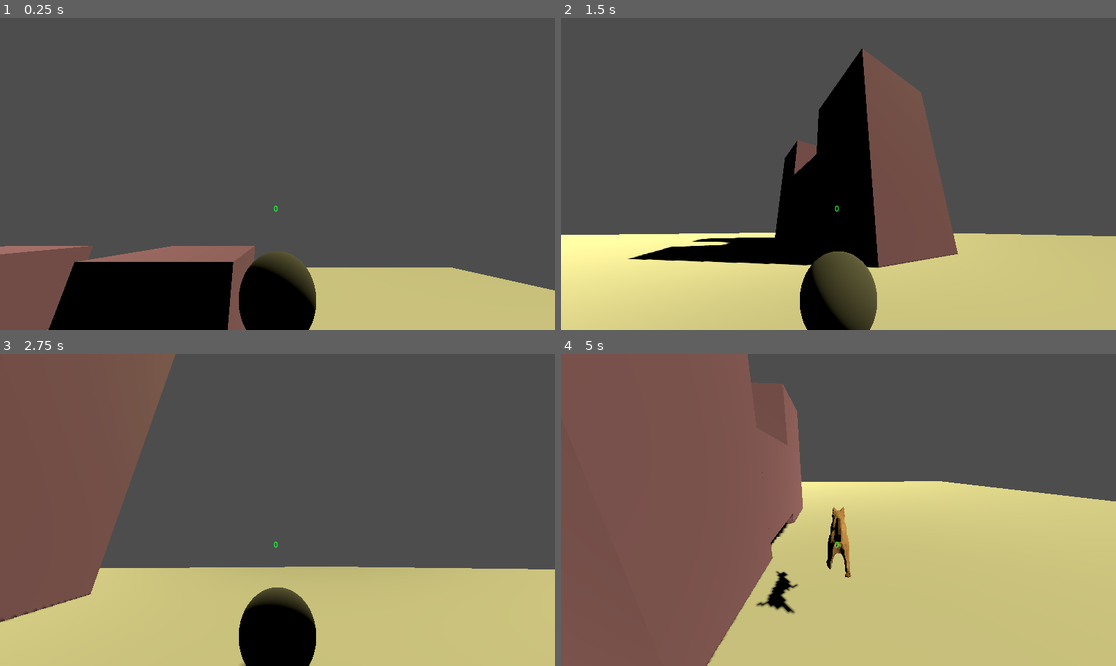
Above: before the commit, frames 1-4 (two rows, left to right).
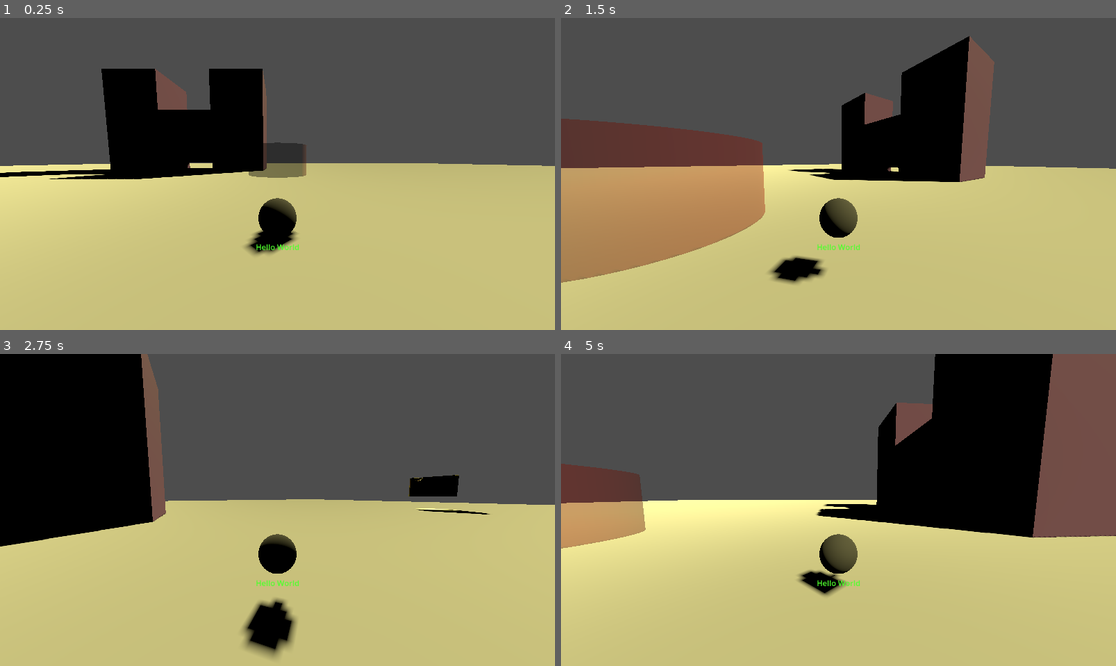
Above: after the commit, the same moments.

Repository: jcxldxr816/catNMouseTest
Game: Godot game, scene res://scenes/environment.tscn
The game is run twice, just before and just after one commit, with the same random seed, the same clock (stepped at 60 frames per second) and the same inputs. The project has no main scene, so this scene is started directly.
Inputs (mouse positions are in pixels of both pictures, inside the frame that each line leads up to):
- Up to frame 1 (0.25 s): no input
- Up to frame 2 (1.5 s): move the mouse to (866, 174) at 0.52 s; hold W (forward) from 0.53 s (still down); tap Tab (switch) at 0.6 s; tap Space (jump) at 0.77, 0.8, 1.07, 1.35 s; move the mouse to (810, 174) at 1.27 s
- Up to frame 3 (2.75 s): keep holding W (forward); tap Space (jump) at 1.52, 1.82, 2.3 s; tap Tab (switch) at 1.55, 2.1 s; move the mouse to (288, 503) at 2.02 s
- Up to frame 4 (5 s): keep holding W (forward); move the mouse to (832, 516) at 2.77 s; tap Tab (switch) at 2.85, 4.35 s; tap Space (jump) at 3.02, 3.32, 3.6, 3.77, 4.07, 4.52, 4.82 s; move the mouse to (877, 513) at 3.52 s; move the mouse to (794, 506) at 4.27 s

The runs differ from the first frame. In frame 1, 54% of the frame differs, in the area x 0-100%, y 16-100%; in frame 2, 48%; in frame 3, 40%; in frame 4, 64%, in the area x 0-100%, y 0-100%.

Commit message:
Splitting player into separate cat and mouse charactercontrollers

Diff:
--- /dev/null
+++ b/scenes/cat.tscn
@@ -0,0 +1,28 @@
+[gd_scene load_steps=4 format=3 uid="uid://dh8v072vlua6y"]
+
+[ext_resource type="Script" path="res://scripts/cat.gd" id="1_fwkxy"]
+[ext_resource type="PackedScene" uid="uid://bn08uby61ptha" path="res://scenes/catModel.tscn" id="2_pm7ld"]
+
+[sub_resource type="CapsuleShape3D" id="CapsuleShape3D_4ucc6"]
+
+[node name="Cat" type="CharacterBody3D"]
+transform = Transform3D(-4.37114e-08, 0, 1, 0, 1, 0, -1, 0, -4.37114e-08, 0, 0, 0)
+script = ExtResource("1_fwkxy")
+
+[node name="catMesh" parent="." instance=ExtResource("2_pm7ld")]
+transform = Transform3D(1.5, 0, 0, 0, 1.5, 0, 0, 0, 1.5, 0, 0, 0)
+
+[node name="CollisionShape3D" type="CollisionShape3D" parent="."]
+transform = Transform3D(1, 0, 0, 0, -4.37114e-08, -1, 0, 1, -4.37114e-08, 0, 0.5, 0)
+shape = SubResource("CapsuleShape3D_4ucc6")
+
+[node name="Pivot" type="Marker3D" parent="."]
+transform = Transform3D(-4.37114e-08, 0, -1, 0, 1, 0, 1, 0, -4.37114e-08, 0, 0, 0)
+
+[node name="SpringArm3D" type="SpringArm3D" parent="Pivot"]
+transform = Transform3D(-4.37114e-08, 0, -1, 0, 1, 0, 1, 0, -4.37114e-08, 0, 1.5, 0)
+spring_length = 2.0
+
+[node name="Camera3D" type="Camera3D" parent="Pivot/SpringArm3D"]
+transform = Transform3D(1, -1.13133e-08, -1.48943e-09, 1.13133e-08, 0.965926, 0.258819, -1.48943e-09, -0.258819, 0.965926, 0, 0, 2)
+fov = 90.0
--- a/scenes/environment.tscn
+++ b/scenes/environment.tscn
@@ -1,8 +1,9 @@
-[gd_scene load_steps=10 format=3 uid="uid://dmd2ag684ejp6"]
+[gd_scene load_steps=14 format=3 uid="uid://dmd2ag684ejp6"]
 
 [ext_resource type="Script" path="res://scripts/environment.gd" id="1_8ewvv"]
-[ext_resource type="PackedScene" uid="uid://pr6cmipxirsy" path="res://scenes/player.tscn" id="1_iud5i"]
 [ext_resource type="PackedScene" uid="uid://c7lcg0ondtpjm" path="res://scenes/cheese.tscn" id="2_p37fu"]
+[ext_resource type="PackedScene" uid="uid://b22wcsut0vmkq" path="res://scripts/mouse.tscn" id="4_5rfca"]
+[ext_resource type="PackedScene" uid="uid://dh8v072vlua6y" path="res://scenes/cat.tscn" id="4_vw5gx"]
 
 [sub_resource type="BoxShape3D" id="BoxShape3D_0jprh"]
 
@@ -17,6 +18,17 @@
 [sub_resource type="StandardMaterial3D" id="StandardMaterial3D_qy7yc"]
 albedo_color = Color(0.687943, 0.477077, 0.711988, 1)
 
+[sub_resource type="CylinderMesh" id="CylinderMesh_xn65f"]
+top_radius = 2.0
+bottom_radius = 2.0
+
+[sub_resource type="StandardMaterial3D" id="StandardMaterial3D_cwjnt"]
+transparency = 1
+albedo_color = Color(0.670588, 0.0431373, 0, 0.411765)
+
+[sub_resource type="CylinderShape3D" id="CylinderShape3D_j5qme"]
+radius = 2.0
+
 [node name="Environment" type="Node"]
 script = ExtResource("1_8ewvv")
 
@@ -25,8 +37,31 @@
 light_color = Color(0.9, 0.8658, 0.558, 1)
 shadow_enabled = true
 
-[node name="Player" parent="." instance=ExtResource("1_iud5i")]
-transform = Transform3D(1, 0, 0, 0, 1, 0, 0, 0, 1, 0, 11, 0)
+[node name="Control" type="Control" parent="."]
+layout_mode = 3
+anchors_preset = 15
+anchor_right = 1.0
+anchor_bottom = 1.0
+grow_horizontal = 2
+grow_vertical = 2
+
+[node name="Label" type="Label" parent="Control"]
+modulate = Color(0.309804, 1, 0.176471, 1)
+layout_mode = 1
+anchors_preset = 8
+anchor_left = 0.5
+anchor_top = 0.5
+anchor_right = 0.5
+anchor_bottom = 0.5
+offset_left = -45.5
+offset_top = 140.0
+offset_right = 45.5
+offset_bottom = 163.0
+grow_horizontal = 2
+grow_vertical = 2
+text = "Hello World"
+horizontal_alignment = 1
+vertical_alignment = 1
 
 [node name="Ground" type="StaticBody3D" parent="."]
 transform = Transform3D(100, 0, 0, 0, 2, 0, 0, 0, 100, 0, -1, 0)
@@ -93,3 +128,24 @@
 
 [node name="cheese" parent="." instance=ExtResource("2_p37fu")]
 transform = Transform3D(1, 0, 0, 0, 1, 0, 0, 0, 1, 0, 1.62159, 22.7393)
+
+[node name="cat" parent="." instance=ExtResource("4_vw5gx")]
+transform = Transform3D(1, 0, 0, 0, 1, 0, 0, 0, 1, -10, 0, -2)
+
+[node name="mouse" parent="." instance=ExtResource("4_5rfca")]
+transform = Transform3D(1, 0, 0, 0, 1, 0, 0, 0, 1, -9, 0, 0)
+
+[node name="catEntryArea" type="Area3D" parent="."]
+
+[node name="MeshInstance3D" type="MeshInstance3D" parent="catEntryArea"]
+transform = Transform3D(1, 0, 0, 0, 1, 0, 0, 0, 1, 0, 1, 0)
+mesh = SubResource("CylinderMesh_xn65f")
+skeleton = NodePath("../..")
+surface_material_override/0 = SubResource("StandardMaterial3D_cwjnt")
+
+[node name="CollisionShape3D" type="CollisionShape3D" parent="catEntryArea"]
+transform = Transform3D(1, 0, 0, 0, 1, 0, 0, 0, 1, 0, 1, 0)
+shape = SubResource("CylinderShape3D_j5qme")
+
+[connection signal="body_entered" from="catEntryArea" to="." method="_on_cat_entry_area_body_entered"]
+[connection signal="body_exited" from="catEntryArea" to="." method="_on_cat_entry_area_body_exited"]
--- /dev/null
+++ b/scripts/cat.gd
@@ -0,0 +1,44 @@
+extends CharacterBody3D
+
+@export var DEFAULT_SPEED = 15
+@export var  DEFAULT_JUMP_VELOCITY = 15
+@export var  DEFAULT_GRAVITY = 20
+@export var  DEFAULT_SENSITIVITY = .7
+
+
+func _ready():
+	Input.mouse_mode = Input.MOUSE_MODE_CAPTURED
+
+func _input(event):
+	if event is InputEventMouseMotion:
+		rotate_y(deg_to_rad((-event.relative.x * DEFAULT_SENSITIVITY)))
+
+func _physics_process(delta):
+
+	# Add the DEFAULT_GRAVITY.
+	if not is_on_floor():
+		velocity.y -= DEFAULT_GRAVITY * delta
+
+	# Handle jump.
+	if Input.is_action_just_pressed("jump") and is_on_floor() and self.visible:
+		velocity.y = DEFAULT_JUMP_VELOCITY
+
+	# Get the input direction and handle the movement/deceleration.
+	# As good practice, you should replace UI actions with custom gameplay actions.
+	var input_dir = Input.get_vector("right", "left", "back", "forward")
+	var direction = (transform.basis * Vector3(input_dir.x, 0, input_dir.y)).normalized()
+	if direction and self.visible:
+		if is_on_floor():
+			velocity.x = direction.x * DEFAULT_SPEED
+			velocity.z = direction.z * DEFAULT_SPEED
+			$catMesh/AnimationPlayer.play("ArmatureAction")
+		else:
+			velocity.x = direction.x * DEFAULT_SPEED * .5
+			velocity.z = direction.z * DEFAULT_SPEED * .5
+	else:
+		var startingXVel = velocity.x
+		var startingZVel = velocity.z
+		velocity.x = move_toward(velocity.x, startingXVel/2, DEFAULT_SPEED*.5)
+		velocity.z = move_toward(velocity.z, startingZVel/2, DEFAULT_SPEED*.5)
+
+	move_and_slide()
--- a/scripts/cheese.gd
+++ b/scripts/cheese.gd
@@ -12,6 +12,8 @@
 
 
 func _on_area_3d_body_entered(body):
-	if self.visible == true:
-		body._increaseScore()
+	#if self.visible == true:
+		#var myScript = environment.gd.new
+		#$Environment._scoreIncrease()
+		#body._increaseScore()
 	self.visible = false
--- a/scripts/environment.gd
+++ b/scripts/environment.gd
@@ -1,13 +1,73 @@
 extends Node
 
 @onready var cheeseArea = $cheese/Area3D
+@onready var cat = $cat
+@onready var mouse = $mouse
+@onready var catCam = $cat/Pivot/SpringArm3D/Camera3D
+@onready var mouseCam = $mouse/Pivot/SpringArm3D/Camera3D
+
+@onready var mouseActive = true
+@onready var grounded = false
+@onready var score = 0
+@onready var catEntryEligible = false
 
 # Called when the node enters the scene tree for the first time.
 func _ready():
-	pass # Replace with function body.
-
+	catCam.current = false
+	mouseCam.current = true
+	cat.visible = false
+	mouse.visible = true
 
 # Called every frame. 'delta' is the elapsed time since the previous frame.
 func _process(delta):
 	if Input.is_action_just_pressed("quit"):
 		get_tree().quit()
+
+	if Input.is_action_just_pressed("switch") and grounded:
+		if mouseActive and catEntryEligible: #mouse -> cat
+			mouseActive = false
+			catEntryEligible = false
+
+			mouse.visible = false
+			cat.visible = true
+			catCam.current = true
+			mouseCam.current = false
+			$catEntryArea.visible = false
+
+		else: #cat -> mouse
+			mouseActive = true
+			catEntryEligible = false
+
+			mouse.visible = true
+			cat.visible = false
+			$catEntryArea.global_transform = cat.global_transform
+			catCam.current = false
+			mouseCam.current = true
+			$catEntryArea.visible = true
+
+	if mouseActive:
+		if mouse.is_on_floor():
+			grounded = true
+		else:
+			grounded = false
+	else:
+		if cat.is_on_floor():
+			grounded = true
+		else:
+			grounded = false
+
+#func _scoreIncrease():
+	#score += 1
+	#$Control/Label.text = str(score)
+
+
+func _on_cat_entry_area_body_entered(body):
+	if body.get_name() == "mouse":
+		catEntryEligible = true
+		print("cat entry available")
+
+
+func _on_cat_entry_area_body_exited(body):
+	if body.get_name() == "mouse":
+		catEntryEligible = false
+		print("cat entry unavailable")
--- /dev/null
+++ b/scripts/mouse.gd
@@ -0,0 +1,42 @@
+extends CharacterBody3D
+
+@export var DEFAULT_SPEED = 5
+@export var  DEFAULT_JUMP_VELOCITY = 5
+@export var  DEFAULT_GRAVITY = 20
+@export var  DEFAULT_SENSITIVITY = 1
+
+func _ready():
+	Input.mouse_mode = Input.MOUSE_MODE_CAPTURED
+
+func _input(event):
+	if event is InputEventMouseMotion:
+		rotate_y(deg_to_rad((-event.relative.x * DEFAULT_SENSITIVITY)))
+
+func _physics_process(delta):
+
+	# Add the DEFAULT_GRAVITY.
+	if not is_on_floor():
+		velocity.y -= DEFAULT_GRAVITY * delta
+
+	# Handle jump.
+	if Input.is_action_just_pressed("jump") and is_on_floor() and self.visible:
+		velocity.y = DEFAULT_JUMP_VELOCITY
+
+	# Get the input direction and handle the movement/deceleration.
+	# As good practice, you should replace UI actions with custom gameplay actions.
+	var input_dir = Input.get_vector("back", "forward", "left", "right")
+	var direction = (transform.basis * Vector3(input_dir.x, 0, input_dir.y)).normalized()
+	if direction and self.visible:
+		if is_on_floor():
+			velocity.x = direction.x * DEFAULT_SPEED
+			velocity.z = direction.z * DEFAULT_SPEED
+		else:
+			velocity.x = direction.x * DEFAULT_SPEED * .5
+			velocity.z = direction.z * DEFAULT_SPEED * .5
+	else:
+		var startingXVel = velocity.x
+		var startingZVel = velocity.z
+		velocity.x = move_toward(velocity.x, startingXVel/2, DEFAULT_SPEED*.5)
+		velocity.z = move_toward(velocity.z, startingZVel/2, DEFAULT_SPEED*.5)
+
+	move_and_slide()
--- /dev/null
+++ b/scripts/mouse.tscn
@@ -0,0 +1,36 @@
+[gd_scene load_steps=5 format=3 uid="uid://b22wcsut0vmkq"]
+
+[ext_resource type="Script" path="res://scripts/mouse.gd" id="1_jjrv7"]
+
+[sub_resource type="SphereMesh" id="SphereMesh_j8i70"]
+radius = 0.25
+height = 0.5
+
+[sub_resource type="StandardMaterial3D" id="StandardMaterial3D_layu3"]
+albedo_color = Color(0.408329, 0.408329, 0.408329, 1)
+
+[sub_resource type="SphereShape3D" id="SphereShape3D_xnv2n"]
+radius = 0.25
+
+[node name="mouse" type="CharacterBody3D"]
+script = ExtResource("1_jjrv7")
+
+[node name="mouseMesh" type="MeshInstance3D" parent="."]
+transform = Transform3D(1, 0, 0, 0, 1, 0, 0, 0, 1, 0, 0.25, 0)
+mesh = SubResource("SphereMesh_j8i70")
+surface_material_override/0 = SubResource("StandardMaterial3D_layu3")
+
+[node name="CollisionShape3D" type="CollisionShape3D" parent="."]
+transform = Transform3D(1, 0, 0, 0, 1, 0, 0, 0, 1, 0, 0.25, 0)
+shape = SubResource("SphereShape3D_xnv2n")
+
+[node name="Pivot" type="Marker3D" parent="."]
+transform = Transform3D(1, 0, -1.06581e-14, 0, 1, 0, 1.06581e-14, 0, 1, 0, 0, 0)
+
+[node name="SpringArm3D" type="SpringArm3D" parent="Pivot"]
+transform = Transform3D(-4.37114e-08, 0, -1, 0, 1, 0, 1, 0, -4.37114e-08, 0, 1, 0)
+spring_length = 2.0
+
+[node name="Camera3D" type="Camera3D" parent="Pivot/SpringArm3D"]
+transform = Transform3D(1, 0, 0, 0, 0.996195, 0.0871557, 0, -0.0871557, 0.996195, 0, 0, 2)
+fov = 90.0
